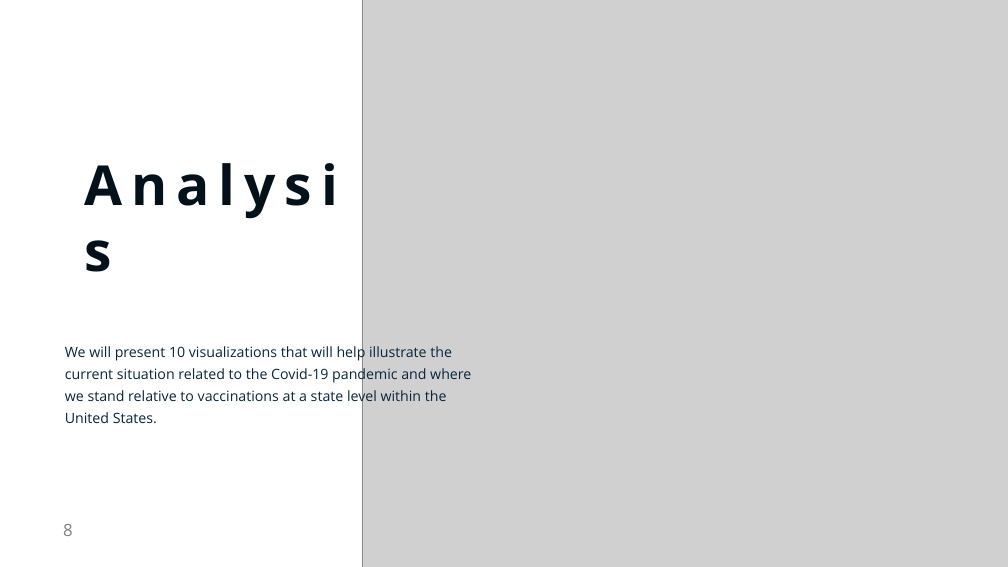
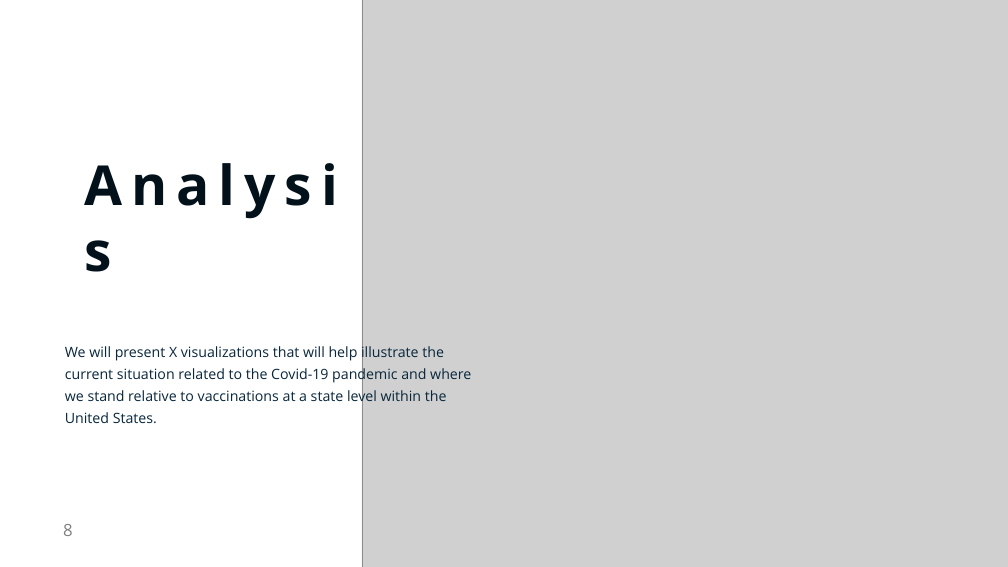
Before and after one commit to NicoleLund/covid_vaccine_availability, a slide deck: slide 8 of presentation/Project_one.pptx. Drawn at 1008x567 pixels with LibreOffice and Linux fonts; fonts in the diff are those of the drawing; grey boxes stand for pictures. Boxes give left, top, right and bottom in pixels: in the first picture for what was removed or moved away, otherwise in the second. Text is boxed around its words. In the diff, an @@ line names an element or a change of style, - is before the commit and + after.

```diff
--- a/presentation/Project_one.pptx
+++ b/presentation/Project_one.pptx
@@ text at box(65, 343, 471, 423): text changed @@
-We will present 10 visualizations that will help illustrate the current situation related to the Covid-19 pandemic and where we stand relative to vaccinations at a state level within the United States.
+We will present X visualizations that will help illustrate the current situation related to the Covid-19 pandemic and where we stand relative to vaccinations at a state level within the United States.
```
Also in this commit, not shown: 5 other slides changed, 14 slides added, 1 slide removed, 1 other file.
